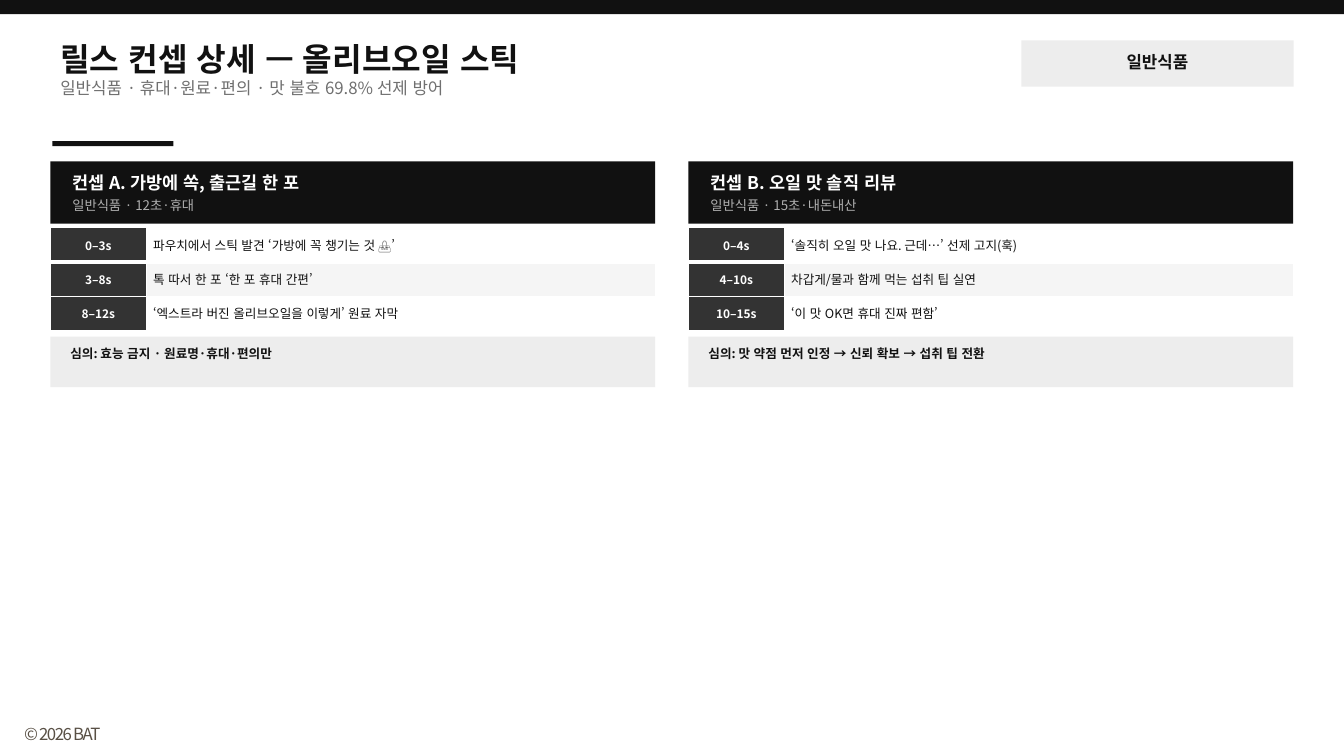
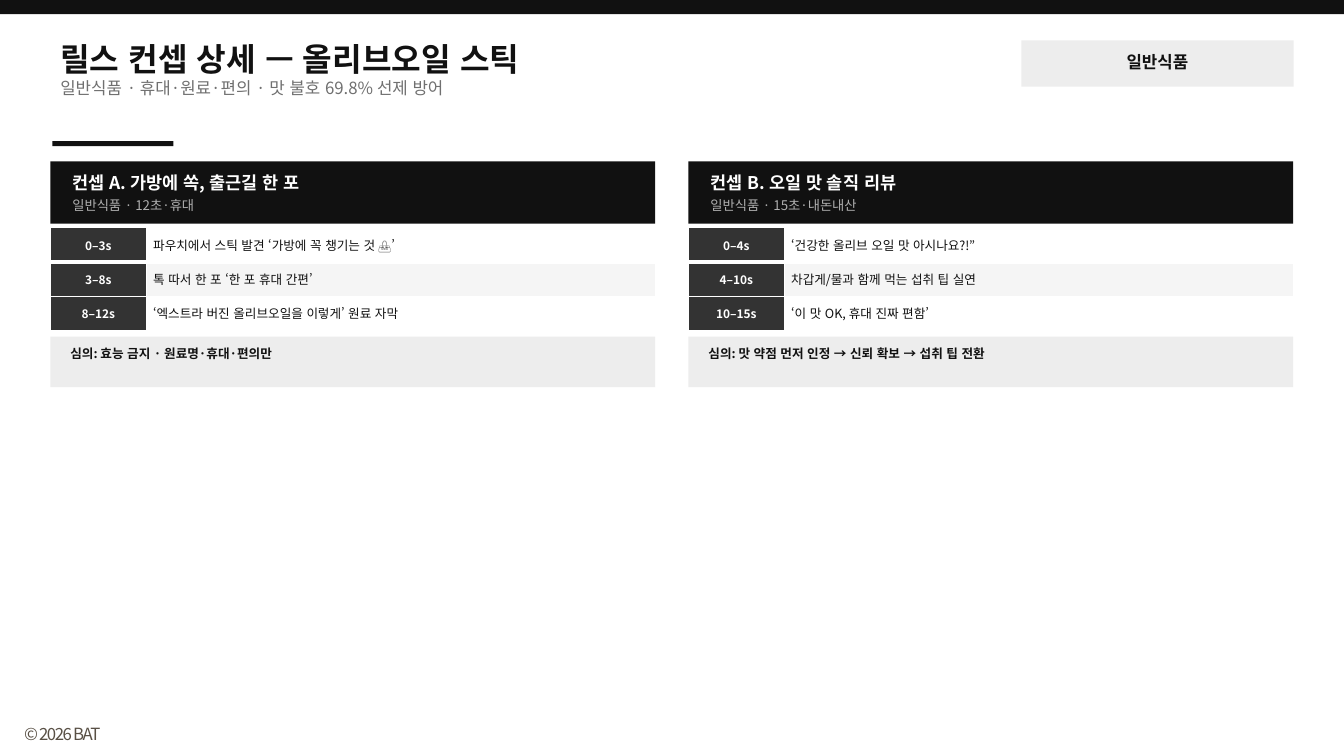
Before and after one commit to bat-han-26/oy_all-the-better_proposal, a slide deck: slide 26 of proposal/올더베러_제안덱_병합본.pptx (slide 27 before the commit). Drawn at 1344x756 pixels with LibreOffice and Linux fonts; fonts in the diff are those of the drawing. Boxes give left, top, right and bottom in pixels: in the first picture for what was removed or moved away, otherwise in the second. Text is boxed around its words. In the diff, an @@ line names an element or a change of style, - is before the commit and + after.

```diff
--- a/proposal/올더베러_제안덱_병합본.pptx
+++ b/proposal/올더베러_제안덱_병합본.pptx
@@ table at <box>689,228,1294,331</box> @@
-row 1, column 2: ‘솔직히 오일 맛 나요. 근데…’ 선제 고지(훅)
+row 1, column 2: ‘건강한 올리브 오일 맛 아시나요?!”
-row 3, column 2: ‘이 맛 OK면 휴대 진짜 편함’
+row 3, column 2: ‘이 맛 OK, 휴대 진짜 편함’
```
Also in this commit, not shown: 16 other slides changed, 2 other files.
